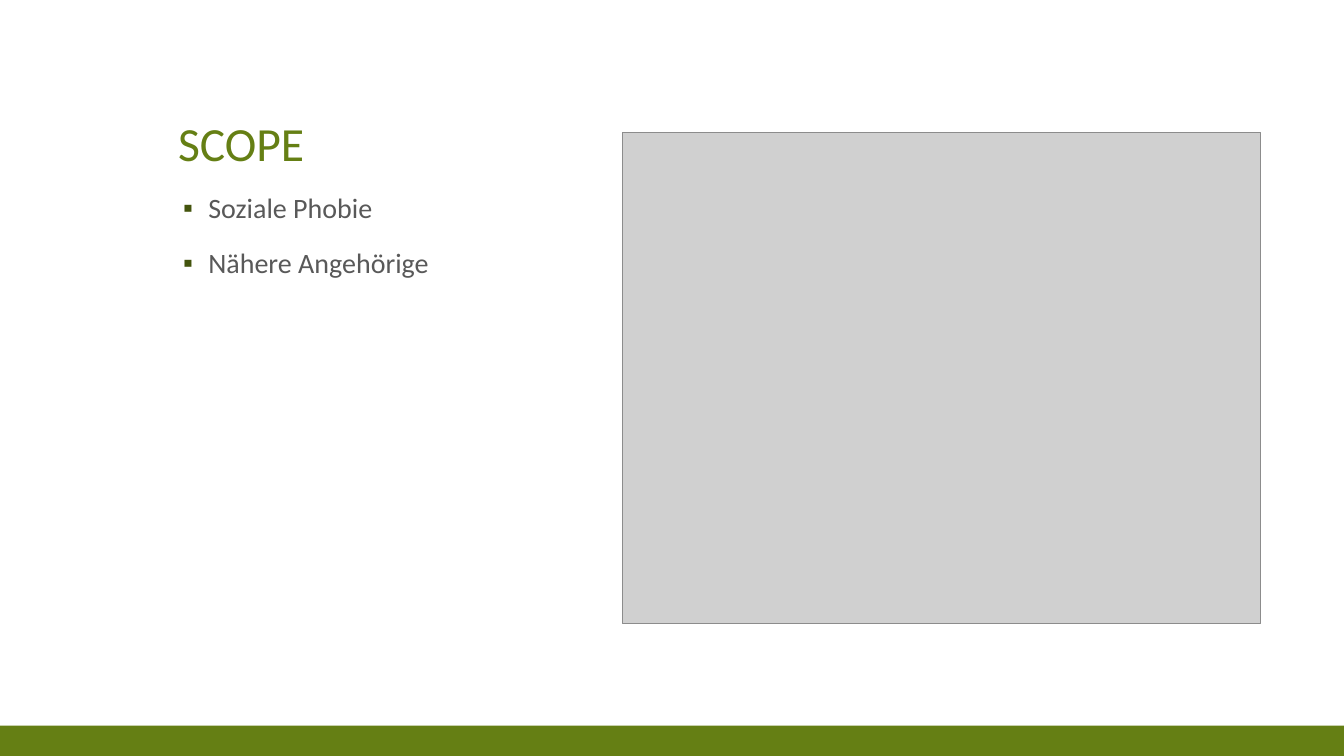
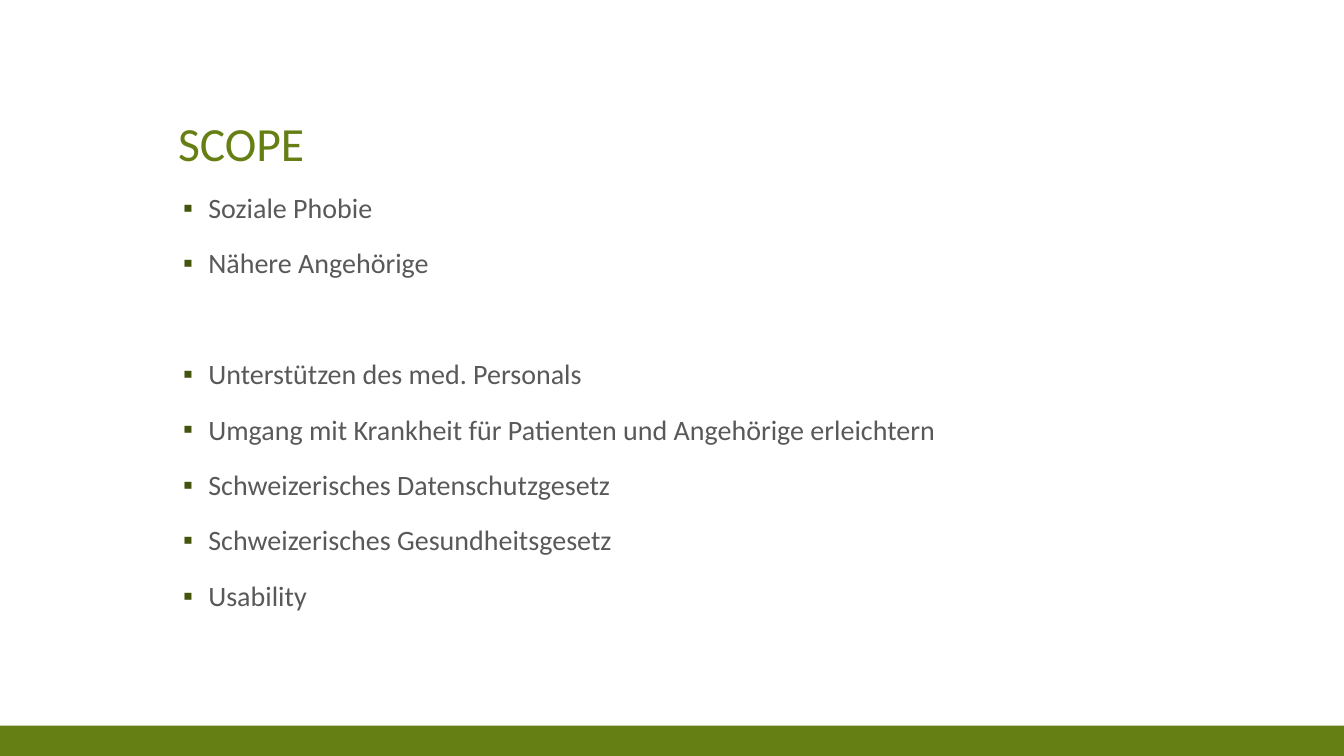
Before and after one commit to res13/ch.bfh.bti7081.s2018.white, a slide deck: slide 2 of doc/Presentation.pptx. Drawn at 1344x756 pixels with LibreOffice and Linux fonts; fonts in the diff are those of the drawing; grey boxes stand for pictures. Boxes give left, top, right and bottom in pixels: in the first picture for what was removed or moved away, otherwise in the second. Text is boxed around its words. In the diff, an @@ line names an element or a change of style, - is before the commit and + after.

Commit message:
Updated scope in presentation

```diff
--- a/doc/Presentation.pptx
+++ b/doc/Presentation.pptx
@@ picture removed at bbox=[622, 132, 1261, 624] @@
@@ text at bbox=[208, 364, 934, 611]: paragraphs added @@
+▪ Unterstützen des med. Personals
+▪ Umgang mit Krankheit für Patienten und Angehörige erleichtern
+▪ Schweizerisches Datenschutzgesetz
+▪ Schweizerisches Gesundheitsgesetz
+▪ Usability
```
Also in this commit, not shown: 1 slide added.
